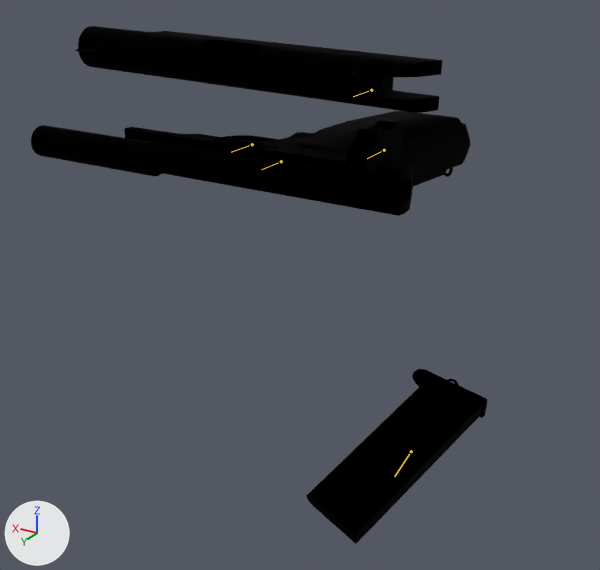
What one commit did to the glTF model xogot/assets/weapons/aether_waw_real/tt33/viewmodel.glb.
The view is the same before and after, from a 50 mm lens placed at (-0.217, 0.343, 0.107), pointed at (0.024, -0.058, -0.094). Every picture has the same lights, and +X, +Y and +Z are marked at lower left. The older version comes first. Both versions are drawn at frame 27 of the action 'PSA_viewmodel_tokarev_tt30_reload_notempty'; the numbers are the values there. The bones that change, and the others that lie on the model, are drawn over the model as lines.

The first picture shows 'viewmodel_rus_tt30_pistol'.
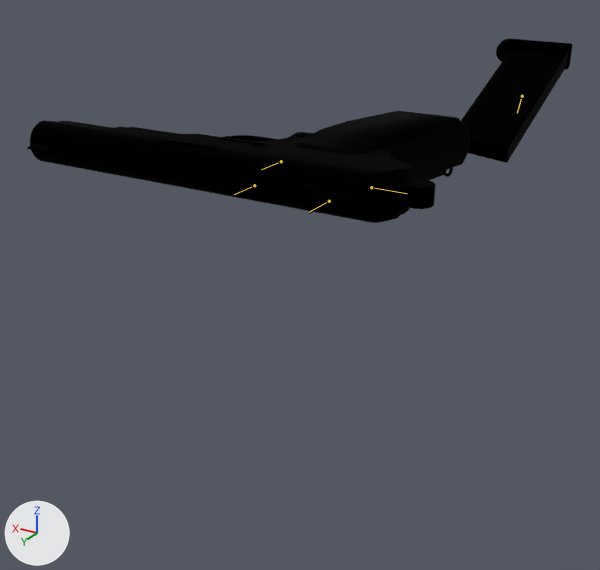
The change in detail:
Bone 'joint2' (bone_joint2) moves from (0.0, 0.0015, 0.0211) to (0.0, 0.0, 0.0).
Bone 'joint1' (bone_joint1) moves from (0.0, -0.012, 0.0147) to (0.0, 0.0, 0.0).
Bone 'joint1' (bone_joint1) turns from (0, -89, 0) to (0, 0, 89) degrees about its own x, y and z.
Bone 'j_clip' (bone_j_clip) moves from (-0.0325, 0.0294, -0.1529) to (-0.0325, -0.1105, 0.0166).
Bone 'j_clip' (bone_j_clip) turns from (-24, -11, -2) to (-24, -2, 11) degrees about its own x, y and z.
Bone 'j_bolt' (bone_j_bolt) moves from (-0.0008, -0.0382, 0.0417) to (0.0, 0.0, 0.0).
Bone 'j_bolt' (bone_j_bolt) turns from (0, -1, -1) to (0, 0, 0) degrees about its own x, y and z.

Boxes [x1, y1, x2, y2] around the edits, measured in the pictures (600 x 570 px):
'viewmodel_rus_tt30_pistol', posed (20% wider, 64% shorter): before [31, 26, 487, 544]; after [27, 39, 573, 223]
bone 'joint2', root to tip: before (252, 144) to (231, 152); after (254, 185) to (234, 194)
bone 'joint1', root to tip: before (384, 150) to (367, 158); after (371, 187) to (407, 193)
bone 'j_clip', root to tip: before (411, 451) to (394, 476); after (522, 96) to (517, 113)
bone 'j_bolt', root to tip: before (371, 90) to (353, 96); after (329, 201) to (309, 212)
